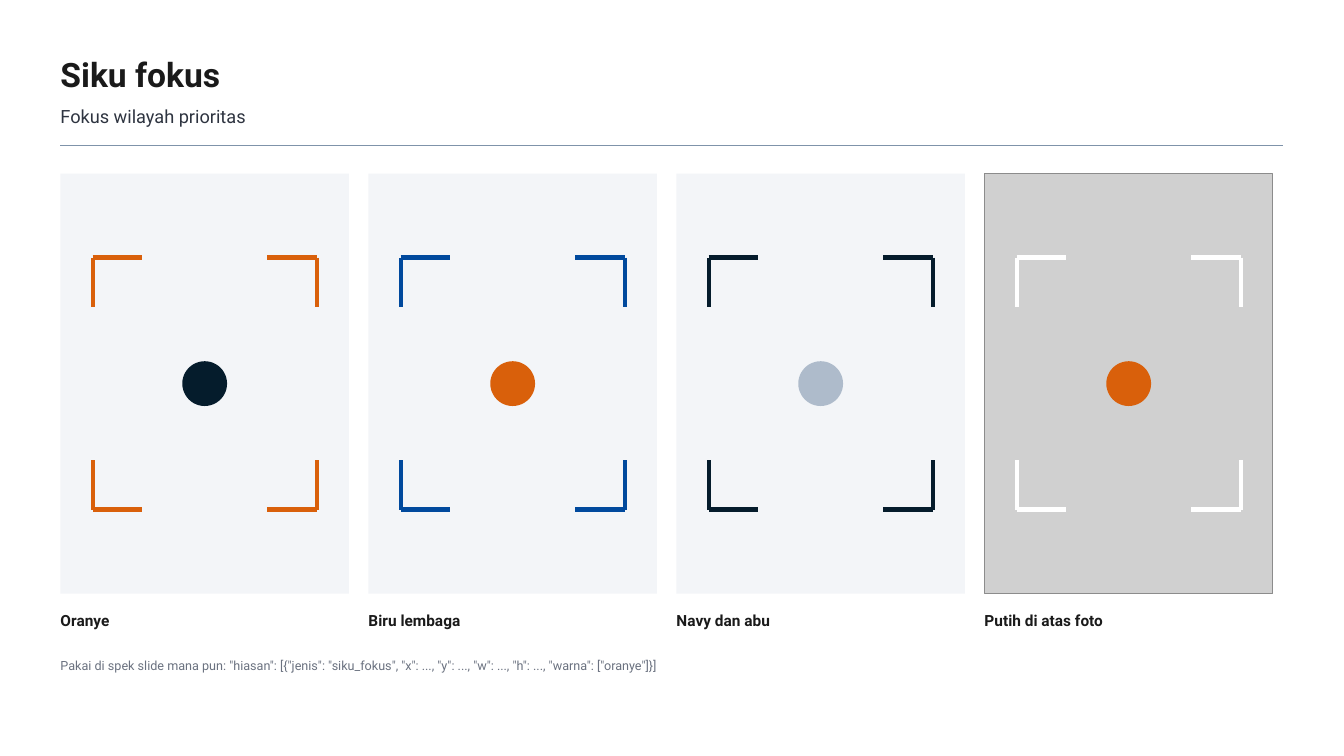
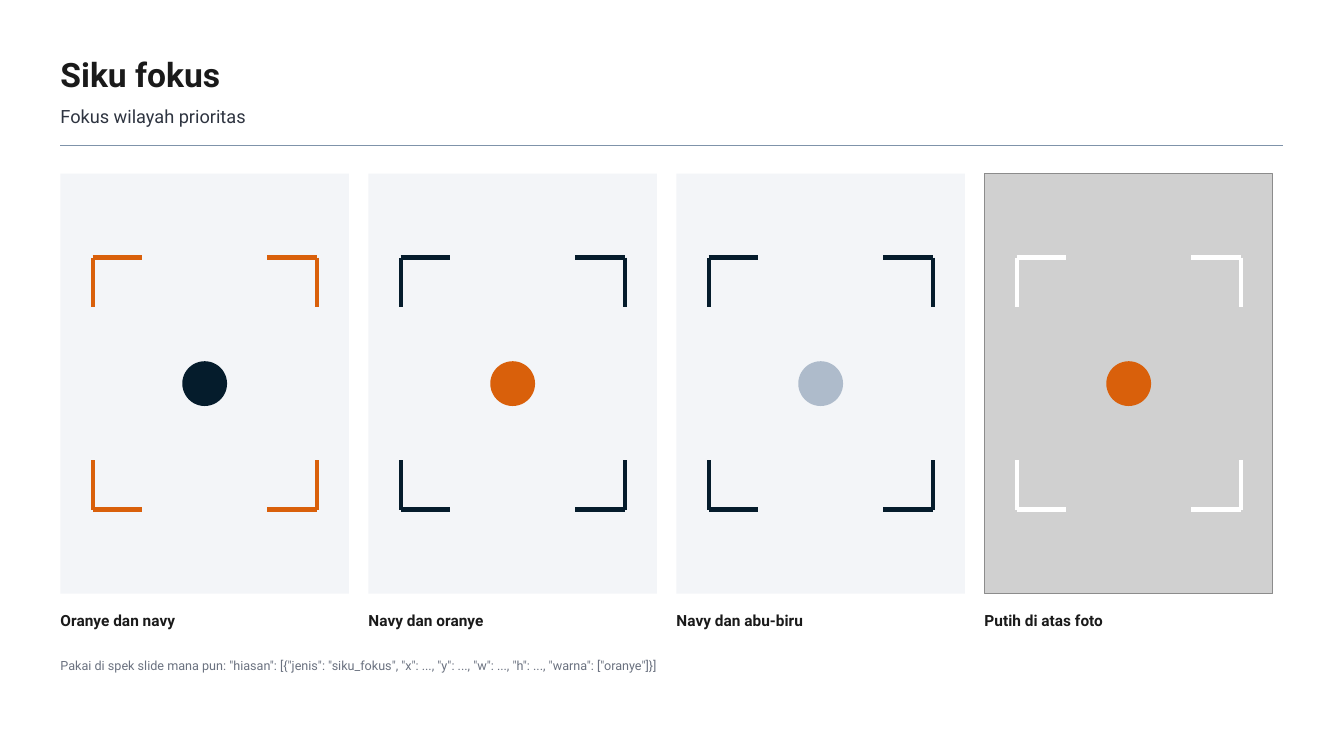
Before and after one commit to terasurbannetwork/poskokarhutla, a slide deck: slide 15 of docs/deck-bnpb/Elemen Grafis BNPB 311026/Katalog Elemen Grafis BNPB 311026.pptx. Drawn at 1344x756 pixels with LibreOffice and Linux fonts; fonts in the diff are those of the drawing; grey boxes stand for pictures. Boxes give left, top, right and bottom in pixels: in the first picture for what was removed or moved away, otherwise in the second. Text is boxed around its words. In the diff, an @@ line names an element or a change of style, - is before the commit and + after.

```diff
--- a/docs/deck-bnpb/Elemen Grafis BNPB 311026/Katalog Elemen Grafis BNPB 311026.pptx
+++ b/docs/deck-bnpb/Elemen Grafis BNPB 311026/Katalog Elemen Grafis BNPB 311026.pptx
@@ line (401, 258) - (450, 258): stroke #00499D 3 pt to #051C2C 3 pt @@
@@ line (401, 258) - (401, 307): stroke #00499D 3 pt to #051C2C 3 pt @@
@@ line (625, 258) - (576, 258): stroke #00499D 3 pt to #051C2C 3 pt @@
@@ line (625, 258) - (625, 307): stroke #00499D 3 pt to #051C2C 3 pt @@
@@ line (401, 510) - (401, 461): stroke #00499D 3 pt to #051C2C 3 pt @@
@@ line (625, 510) - (625, 461): stroke #00499D 3 pt to #051C2C 3 pt @@
@@ line (401, 510) - (450, 510): stroke #00499D 3 pt to #051C2C 3 pt @@
@@ line (625, 510) - (576, 510): stroke #00499D 3 pt to #051C2C 3 pt @@
@@ text at <box>60,614,175,630</box>: text changed @@
-Oranye
+Oranye dan navy
@@ text at <box>368,614,483,630</box>: text changed @@
-Biru lembaga
+Navy dan oranye
@@ text at <box>676,614,803,630</box>: text changed @@
-Navy dan abu
+Navy dan abu-biru
```
Also in this commit, not shown: 20 other slides changed, 6 slides added, 5 other files.
